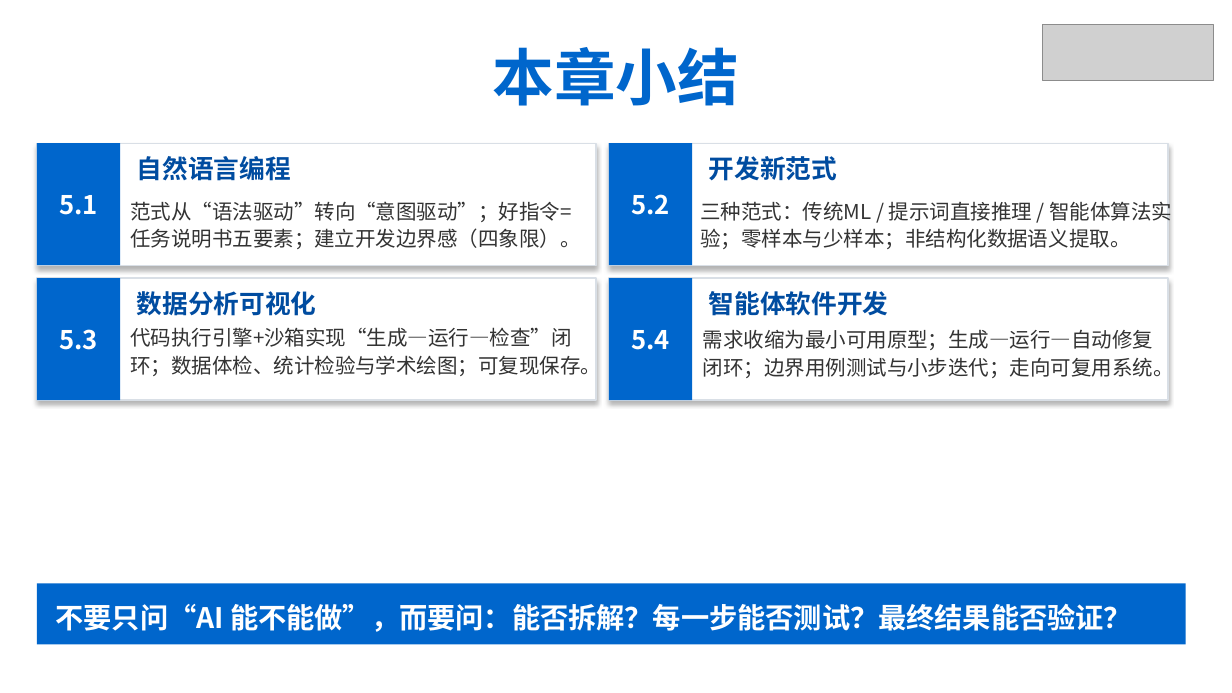
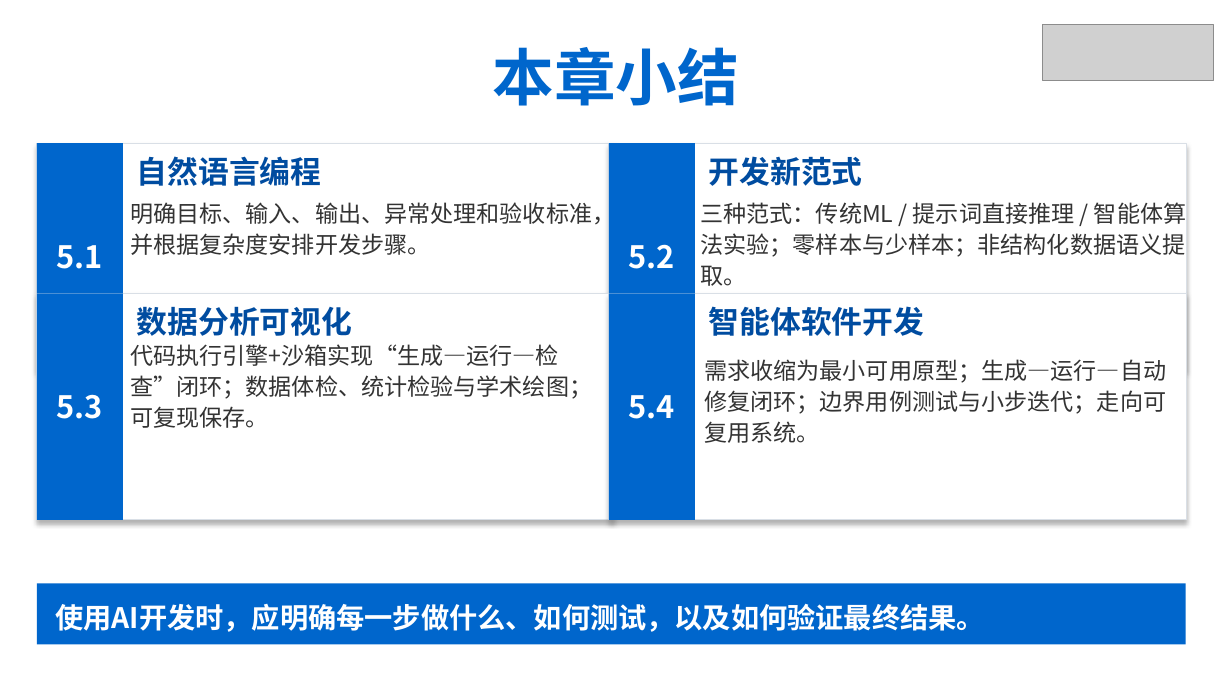
Before and after one commit to jpqiang/AIGC, a slide deck: slide 39 of 课件/第5章.pptx. Drawn at 1232x693 pixels with LibreOffice and Linux fonts; fonts in the diff are those of the drawing; grey boxes stand for pictures. Boxes give left, top, right and bottom in pixels: in the first picture for what was removed or moved away, otherwise in the second. Text is boxed around its words. In the diff, an @@ line names an element or a change of style, - is before the commit and + after.

```diff
--- a/课件/第5章.pptx
+++ b/课件/第5章.pptx
@@ rectangle: place and size @@
-rectangle at (37,143,596,265)
+rectangle at (37,143,615,370)
@@ rectangle: place and size @@
-rectangle at (37,143,120,265)
+rectangle at (37,143,123,370)
@@ rectangle: place and size @@
-rectangle at (609,143,1168,265)
+rectangle at (609,143,1187,370)
@@ rectangle: place and size @@
-rectangle at (609,143,692,265)
+rectangle at (609,143,695,370)
@@ text at (130,198,615,255): text changed; size 16 to 18 pt @@
-范式从“语法驱动”转向“意图驱动”；好指令=任务说明书五要素；建立开发边界感（四象限）。
+明确目标、输入、输出、异常处理和验收标准，并根据复杂度安排开发步骤。
@@ text "5.1": place and size @@
-text "5.1" at (59,195,98,215)
+text "5.1" at (57,245,103,269)
@@ text "5.2": place and size @@
-text "5.2" at (631,194,670,215)
+text "5.2" at (629,244,675,269)
@@ rectangle: place and size @@
-rectangle at (37,278,596,400)
+rectangle at (37,293,615,519)
@@ rectangle: place and size @@
-rectangle at (37,278,120,400)
+rectangle at (37,293,123,519)
@@ rectangle: place and size @@
-rectangle at (609,278,1168,400)
+rectangle at (609,293,1187,519)
@@ rectangle: place and size @@
-rectangle at (609,278,692,400)
+rectangle at (609,293,695,519)
@@ text "数据分析可视化": place and size @@
-text "数据分析可视化" at (137,291,317,316)
+text "数据分析可视化" at (137,306,353,336)
@@ text "智能体软件开发": place and size @@
-text "智能体软件开发" at (709,291,889,316)
+text "智能体软件开发" at (709,306,925,336)
@@ text "代码执行引擎+沙箱实现“生成—运行—检查”闭环；数据体检、统计检验与学术绘图；可复现保存。": place and size @@
-text "代码执行引擎+沙箱实现“生成—运行—检查”闭环；数据体检、统计检验与学术绘图；可复现保存。" at (130,327,601,379)
+text "代码执行引擎+沙箱实现“生成—运行—检查”闭环；数据体检、统计检验与学术绘图；可复现保存。" at (130,344,592,428)
@@ size 16 to 18 pt in 3 elements at (130,344,592,428), (700,202,1186,286), (704,359,1166,443) @@
@@ text "需求收缩为最小可用原型；生成—运行—自动修复闭环；边界用例测试与小步迭代；走向可复用系统。": place and size @@
-text "需求收缩为最小可用原型；生成—运行—自动修复闭环；边界用例测试与小步迭代；走向可复用系统。" at (703,329,1174,380)
+text "需求收缩为最小可用原型；生成—运行—自动修复闭环；边界用例测试与小步迭代；走向可复用系统。" at (704,359,1166,443)
@@ size 20 to 24 pt in 8 elements at (137,156,322,186), (709,156,863,186), (137,306,353,336), (709,306,925,336), (629,244,675,269), (57,245,103,269), (629,395,675,419), (57,394,103,419) @@
@@ text "5.3": place and size @@
-text "5.3" at (59,329,98,350)
+text "5.3" at (57,394,103,419)
@@ text "5.4": place and size @@
-text "5.4" at (631,330,670,350)
+text "5.4" at (629,395,675,419)
@@ text at (56,604,985,632): text changed @@
-不要只问“AI 能不能做”，而要问：能否拆解？每一步能否测试？最终结果能否验证？
+使用AI开发时，应明确每一步做什么、如何测试，以及如何验证最终结果。
```
Also in this commit, not shown: 35 other slides changed, 3 other files.
